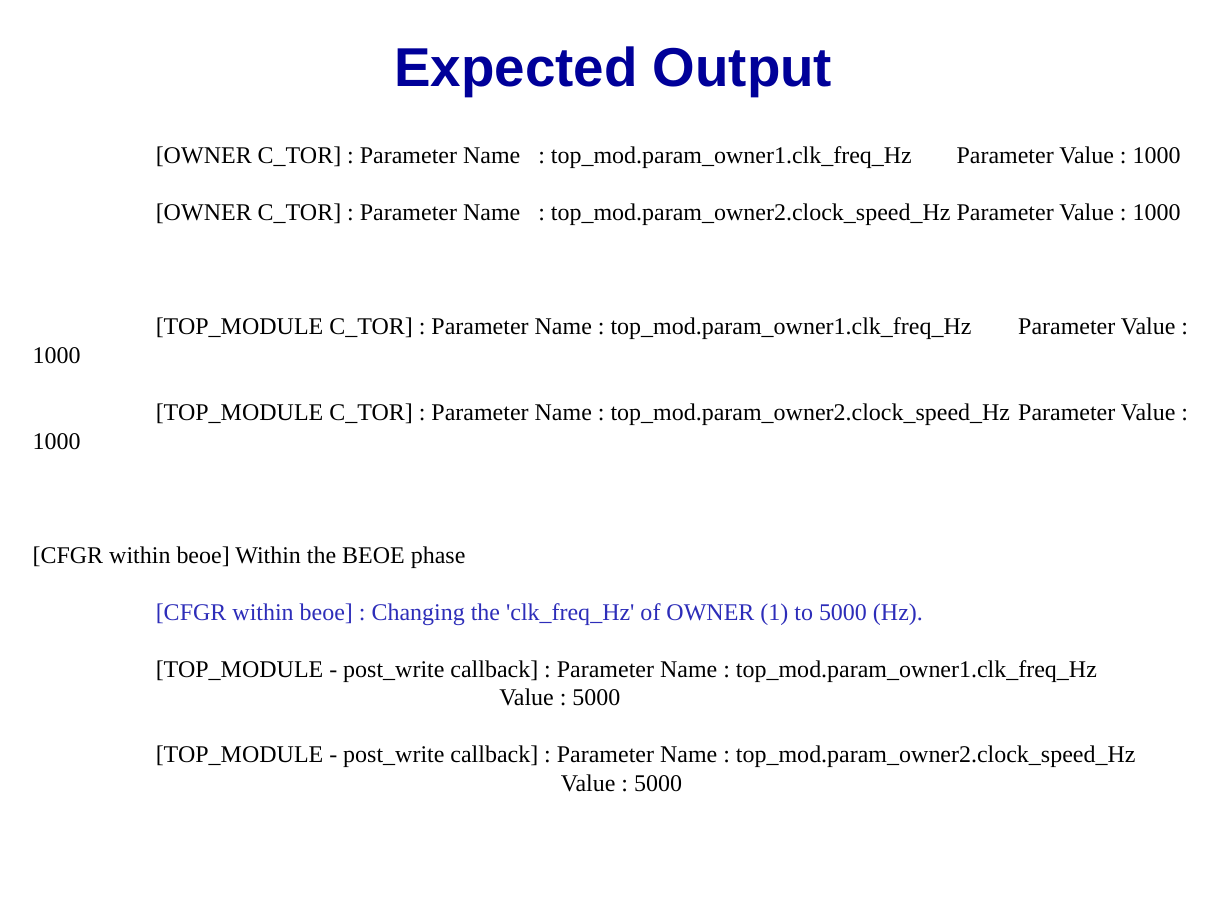
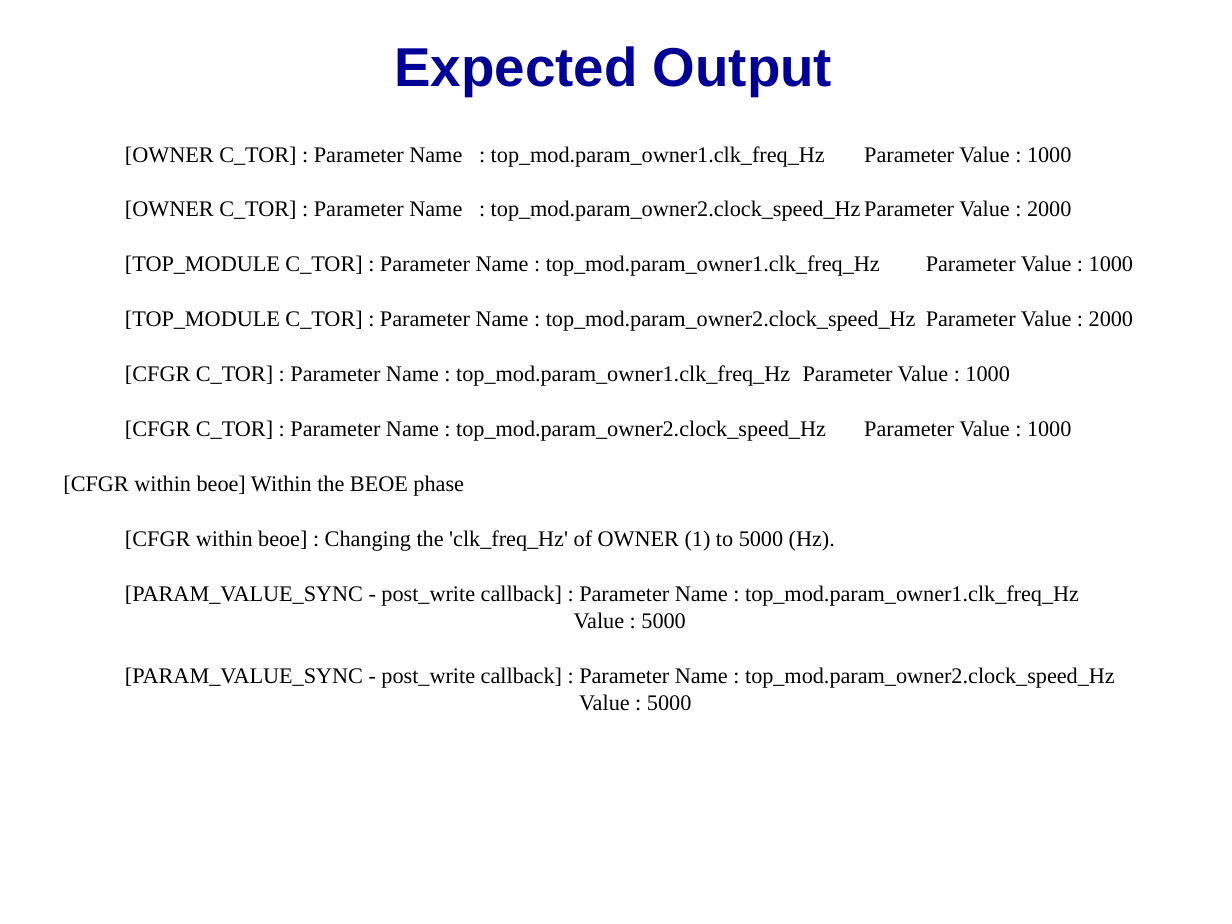
Before and after one commit to accellera-official/cci, a slide deck: slide 9 of examples/ex11_Searching_and_Directly_Associating_Parameters/docs/ex11_Searching_and_Directly_Associating_Parameters.ppt. Drawn at 1232x924 pixels with LibreOffice and Linux fonts; fonts in the diff are those of the drawing; background and template pictures are left out. Boxes give left, top, right and bottom in pixels: in the first picture for what was removed or moved away, otherwise in the second. Text is boxed around its words. In the diff, an @@ line names an element or a change of style, - is before the commit and + after.

```diff
--- a/examples/ex11_Searching_and_Directly_Associating_Parameters/docs/ex11_Searching_and_Directly_Associating_Parameters.ppt
+++ b/examples/ex11_Searching_and_Directly_Associating_Parameters/docs/ex11_Searching_and_Directly_Associating_Parameters.ppt
@@ free "[OWNER C_TOR] : Parameter Name ...": place and size @@
-free "[OWNER C_TOR] : Parameter Name ..." at <box>21,133,1212,790</box>
+free "[OWNER C_TOR] : Parameter Name ..." at <box>52,133,1170,749</box>
@@ text in free at <box>63,146,1133,551</box>: size 14 to 13 pt in "[OWNER C_TOR] : Parameter Name : top_mod.param_owner1.clk_fr ...", "[TOP_MODULE C_TOR] : Parameter Name : top_mod.param_owner1.c ...", "[CFGR within beoe] Within the BEOE phase", "[CFGR within beoe] : Changing the 'clk_freq_Hz' ..."; text colour #2D2DB9 to #000000 in "[CFGR within beoe] : Changing the 'clk_freq_Hz' ..." @@
@@ text in free at <box>125,200,1071,221</box>: text changed; size 14 to 13 pt @@
-[OWNER C_TOR] : Parameter Name : top_mod.param_owner2.clock_speed_Hz Parameter Value : 1000
+[OWNER C_TOR] : Parameter Name : top_mod.param_owner2.clock_speed_Hz Parameter Value : 2000
@@ text in free at <box>125,310,1133,441</box>: text changed; size 14 to 13 pt @@
-[TOP_MODULE C_TOR] : Parameter Name : top_mod.param_owner2.clock_speed_Hz Parameter Value : 1000
+[TOP_MODULE C_TOR] : Parameter Name : top_mod.param_owner2.clock_speed_Hz Parameter Value : 2000
+[CFGR C_TOR] : Parameter Name : top_mod.param_owner1.clk_freq_Hz Parameter Value : 1000
+[CFGR C_TOR] : Parameter Name : top_mod.param_owner2.clock_speed_Hz Parameter Value : 1000
@@ text in free at <box>125,585,1115,711</box>: text changed; size 14 to 13 pt @@
-[TOP_MODULE - post_write callback] : Parameter Name : top_mod.param_owner1.clk_freq_Hz
-Value : 5000
-[TOP_MODULE - post_write callback] : Parameter Name : top_mod.param_owner2.clock_speed_Hz
-Value : 5000
+[PARAM_VALUE_SYNC - post_write callback] : Parameter Name : top_mod.param_owner1.clk_freq_Hz
+Value : 5000
+[PARAM_VALUE_SYNC - post_write callback] : Parameter Name : top_mod.param_owner2.clock_speed_Hz
+Value : 5000
```
Also in this commit, not shown: 7 other slides changed, 4 other files.
